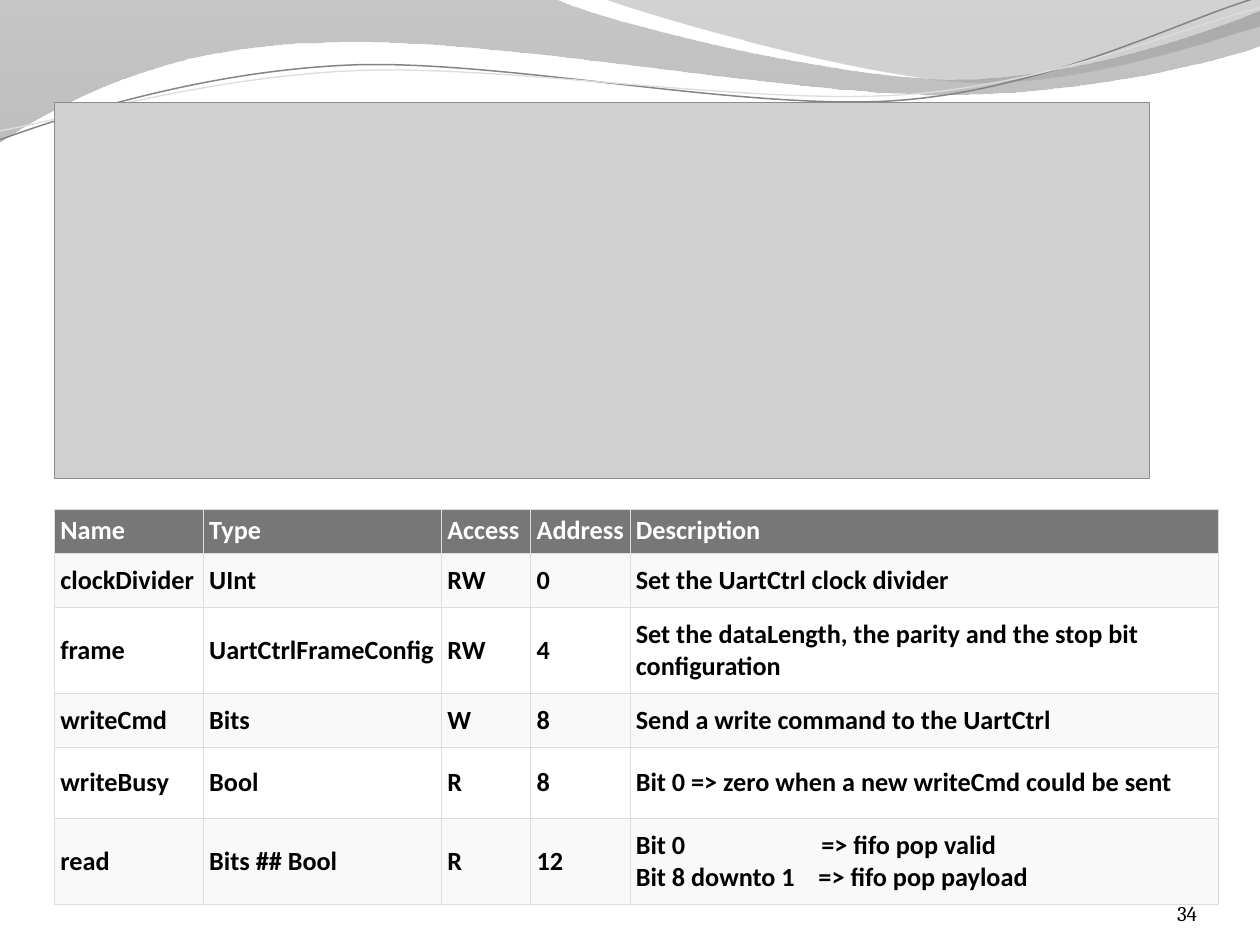
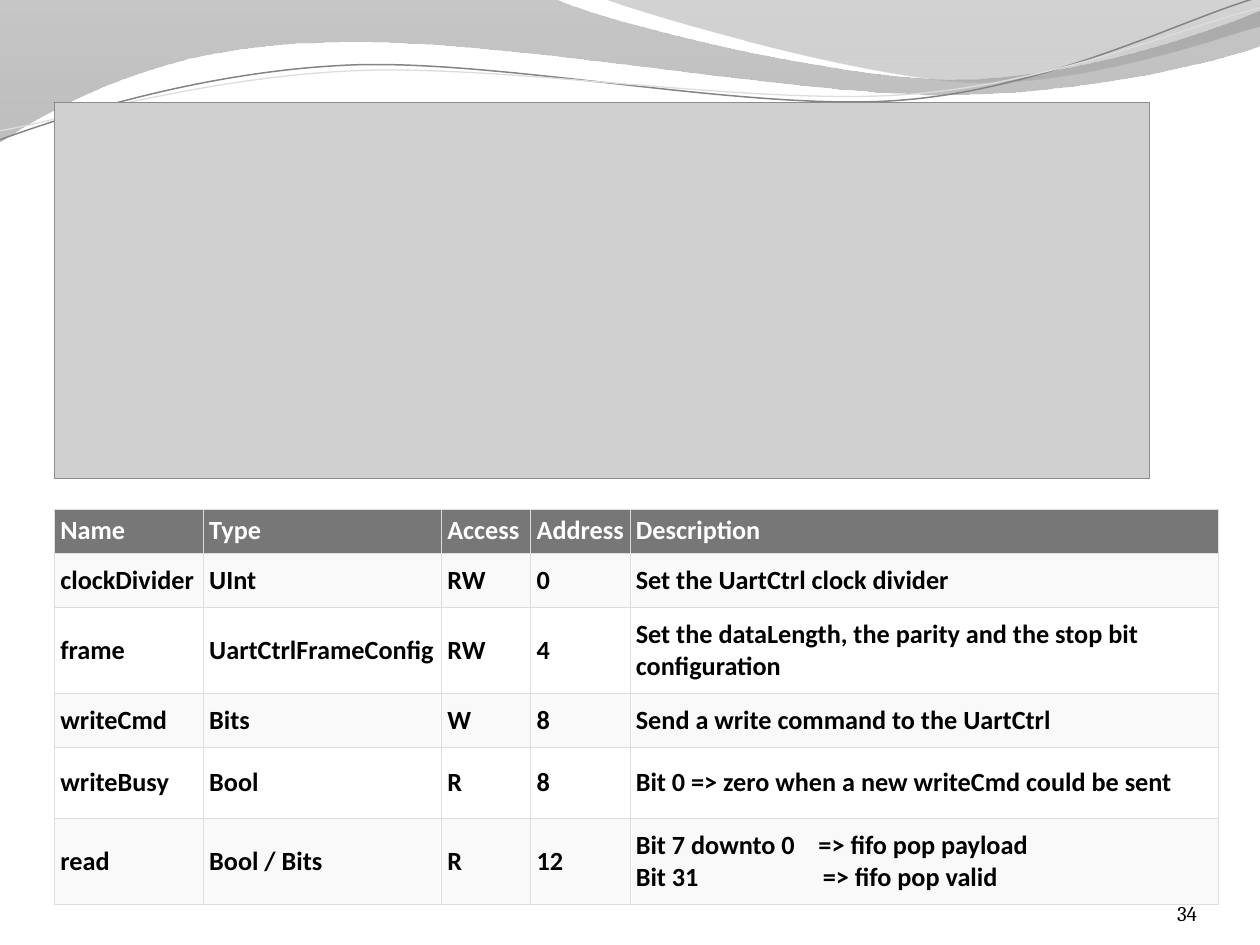
Before and after one commit to SpinalHDL/SpinalDoc, a slide deck: slide 34 of presentation/en/presentation.pptx. Drawn at 1260x945 pixels with LibreOffice and Linux fonts; fonts in the diff are those of the drawing; grey boxes stand for pictures; background and template pictures are left out. Boxes give left, top, right and bottom in pixels: in the first picture for what was removed or moved away, otherwise in the second. Text is boxed around its words. In the diff, an @@ line names an element or a change of style, - is before the commit and + after.

```diff
--- a/presentation/en/presentation.pptx
+++ b/presentation/en/presentation.pptx
@@ table at box(54, 509, 1218, 903) @@
-row 6, column 2: Bits ## Bool
+row 6, column 2: Bool / Bits
-row 6, column 5: Bit 0 => fifo pop valid Bit 8 downto 1 => fifo pop payload
+row 6, column 5: Bit 7 downto 0 => fifo pop payload / Bit 31 => fifo pop valid
```
Also in this commit, not shown: 3 other slides changed, 2 other files.
